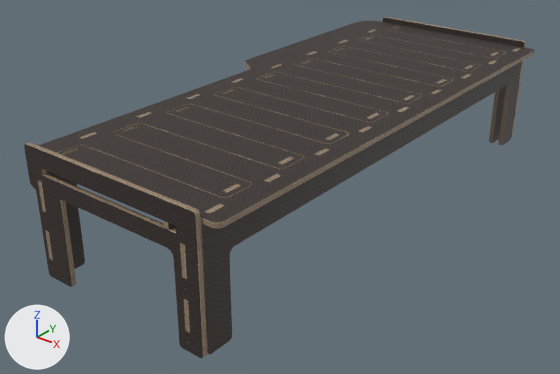
What one commit did to the glTF model layouts/assets/blender/slide-bed-hexa.glb.
Before and after are seen from a 50 mm lens placed at (1.066, -2.861, 1.192), pointed at (-0.4, -1.028, 0.055). The axes (+X, +Y, +Z) are drawn at lower left. The lights are the same throughout. The picture after the commit comes second. Where no turn or scale is listed for an object, it has been applied to the vertices.

Objects in the first picture: 'ボディ1_1', 'ボディ2_0', 'ボディ2_1', 'ボディ5 (1)_0', 'ボディ5 (1)_1', 'ボディ54_0', 'ボディ6 (1)_0', 'ボディ6 (1)_1', 'ボディ60_1', 'ボディ67_0', 'ボディ67_1' and 3 more.
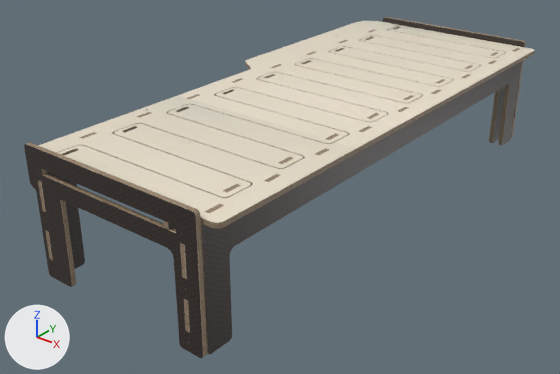
What differs and where, as boxes [x1, y1, x2, y2] in the pictures (560 x 374 px):
'ボディ6 (1)_1', recoloured (grey to white)
    both: [58, 25, 534, 223]
'ボディ67_1', recoloured (grey to white)
    both: [38, 21, 505, 197]

The change, as a diff of the scene's bpy script:
```diff
--- a/layouts/assets/blender/slide-bed-hexa.glb.py
+++ b/layouts/assets/blender/slide-bed-hexa.glb.py
@@ img_face_raw @@
+img_face_raw = load_image('face-raw', '_unpacked/face-raw', 2848, 3900, 'sRGB')
@@ mat_plywood_face___ao_constant___1___color_____ffffff____metalness___0___repeat___true___roughness___0_45__face_raw_png @@
+mat_plywood_face___ao_constant___1___color_____ffffff____metalness___0___repeat___true___roughness___0_45__face_raw_png = principled_material('plywood-face:{"ao_constant": 1, "color": "#ffffff", "metalness": 0, "repeat": true, "roughness": 0.45}:face-raw.png')
+mat_plywood_face___ao_constant___1___color_____ffffff____metalness___0___repeat___true___roughness___0_45__face_raw_png.texture = img_face_raw
+mat_plywood_face___ao_constant___1___color_____ffffff____metalness___0___repeat___true___roughness___0_45__face_raw_png.roughness = 0.45
@@ me_ボディ1_009 @@
 me_ボディ1_009.from_pydata(...)  # 440 vertices, 508 faces; spans x -0.3..0.3, y -0.88..0.88, z -0.01..0.01
-me_ボディ1_009.materials.append(mat_plywood_face___color_____ffffff____metalness___0___repeat___true___roughness___0_6__hexa_studio_png)  # picture img_hexa_studio
+me_ボディ1_009.materials.append(mat_plywood_face___ao_constant___1___color_____ffffff____metalness___0___repeat___true___roughness___0_45__face_raw_png)  # picture img_face_raw
@@ me_ボディ1_017 @@
 me_ボディ1_017.from_pydata(...)  # 446 vertices, 514 faces; spans x -0.35..0.35, y -0.89..0.89, z -0.01..0.01
-me_ボディ1_017.materials.append(mat_plywood_face___color_____ffffff____metalness___0___repeat___true___roughness___0_6__hexa_studio_png)  # picture img_hexa_studio
+me_ボディ1_017.materials.append(mat_plywood_face___ao_constant___1___color_____ffffff____metalness___0___repeat___true___roughness___0_45__face_raw_png)  # picture img_face_raw
```
